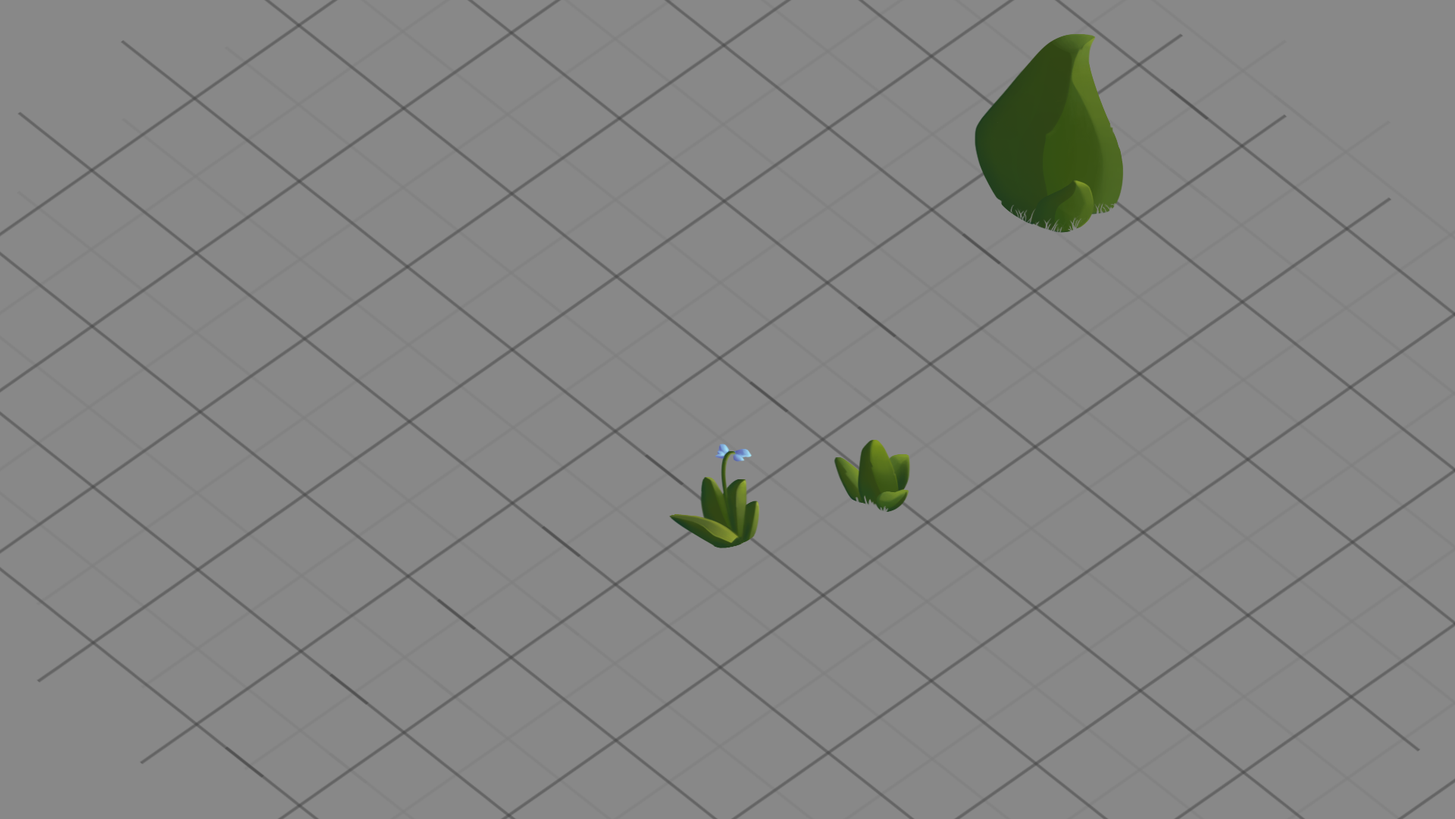
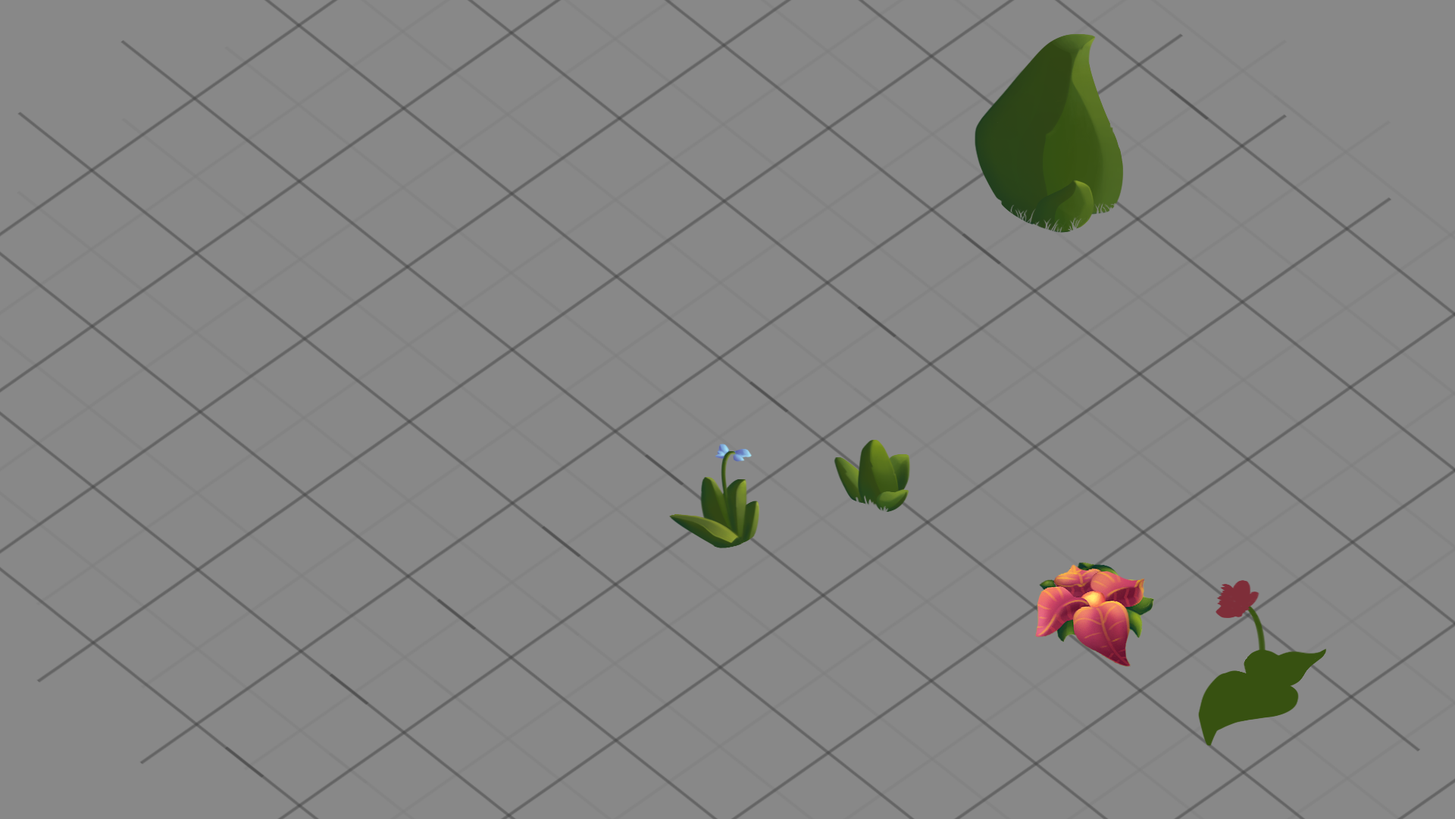
Two versions of the same layered image (1455×819). Layer-by-layer changes:
showed group "flower3" (3 layers) over (1198, 579, 1328, 746)
added layer "flower2" in group "flowers" over (1034, 561, 1156, 668)
removed group "сетка" (2 layers) (was 50%) over (1034, 561, 1328, 746)
removed layer "Слой 1 копия" (was 15%) from group "сетка" over (1034, 561, 1328, 746)
removed layer "Слой 1" from group "сетка" over (1034, 561, 1328, 746)
renamed "Слой 40" to "сетка", opacity 100% → 50%, moved it out of group "flower2", painted on it over (1034, 561, 1328, 746)
